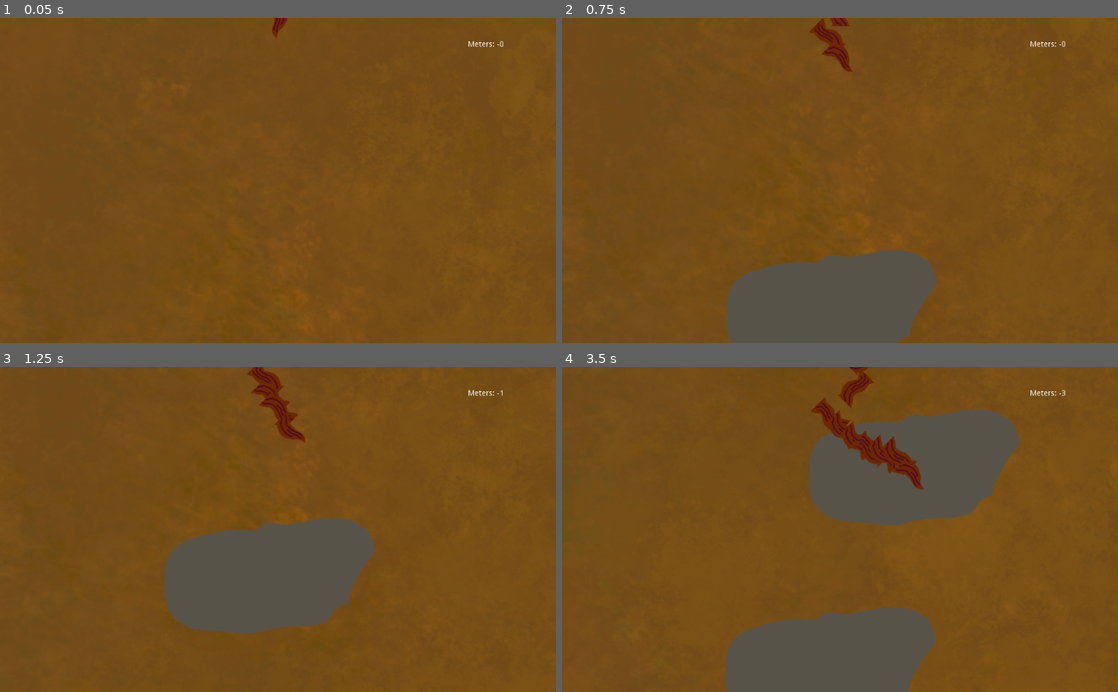
Above: before the commit, frames 1-4 (two rows, left to right).
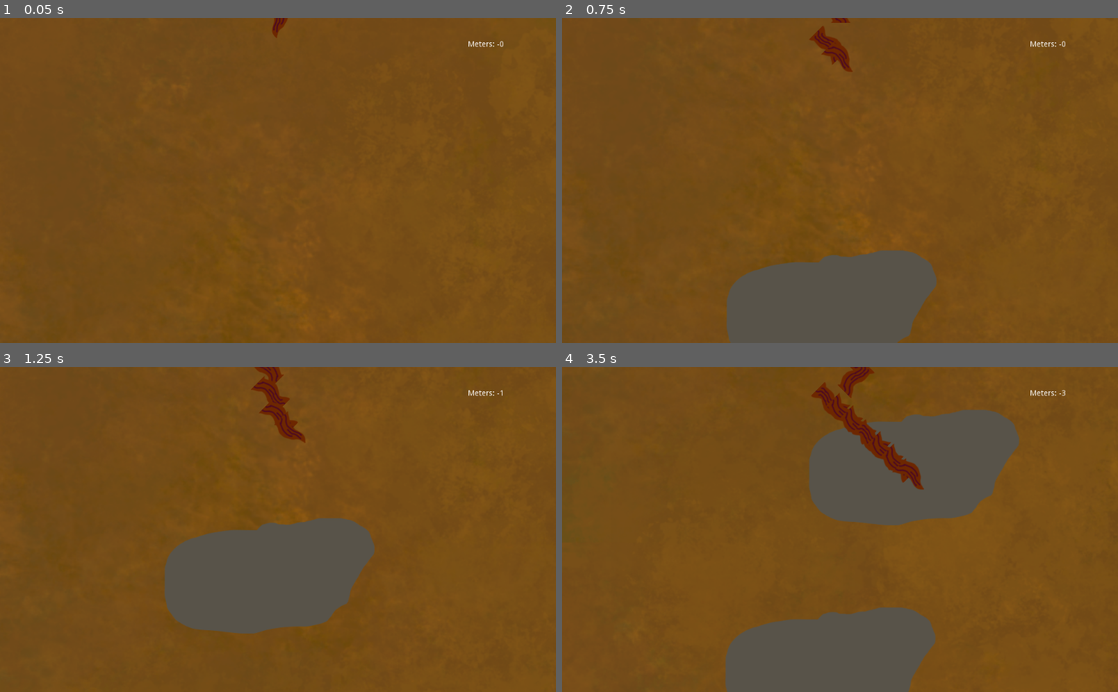
Above: after the commit, the same moments.

Repository: Lycentzia/I-am-Root
Game: Godot game, scene res://scenes/mainScreen.tscn
Same seed, same stepped clock (60 frames per second), same inputs: the game is played once before the commit and once after it.
Inputs:
- Up to frame 1 (0.05 s): no input
- Up to frame 2 (0.75 s): hold Right (move_right) from 0.53 s (still down)
- Up to frame 3 (1.25 s): keep holding Right (move_right)
- Up to frame 4 (3.5 s): release Right (move_right) at 1.28 s; hold Left (move_left) 1.28-2.03 s; hold Right (move_right) from 2.03 s (still down)

Frame 1 is identical in both runs. In frame 2, 0.3% of the frame differs, in the area x 44-52%, y 0-15%; in frame 3, 0.4%; in frame 4, 1.6%, in the area x 44-64%, y 0-36%.

Commit message:
adjust root body movement

Diff:
--- a/scenes/RootBody.tscn
+++ b/scenes/RootBody.tscn
@@ -30,7 +30,7 @@
 } ]
 
 [node name="RootBody" type="RigidBody2D" groups=["root_body"]]
-gravity_scale = -1.0
+gravity_scale = 0.0
 script = ExtResource( 2 )
 __meta__ = {
 "_edit_group_": true
--- a/scenes/mainScreen.gd
+++ b/scenes/mainScreen.gd
@@ -9,7 +9,7 @@
 	var tipPosition = get_node("TipOfRoot").position
 
 	var bodyPart = root_body_scene.instance()
-	bodyPart.position = tipPosition + Vector2(0,-62)
+	bodyPart.position = tipPosition + Vector2(0,-48)
 
 	# adjust spawn position while left/right movement
 	if Input.is_action_pressed("move_right"):
@@ -20,6 +20,6 @@
 		bodyPart.position += Vector2(24,24)
 	# XXX linear_velocity does not work properly,
 	# animation is created with negative gravity on the body parts
-	bodyPart.linear_velocity = Vector2(0.0,-1.0)
+	bodyPart.linear_velocity = Vector2(0.0,-100.0)
 
 	add_child(bodyPart)
